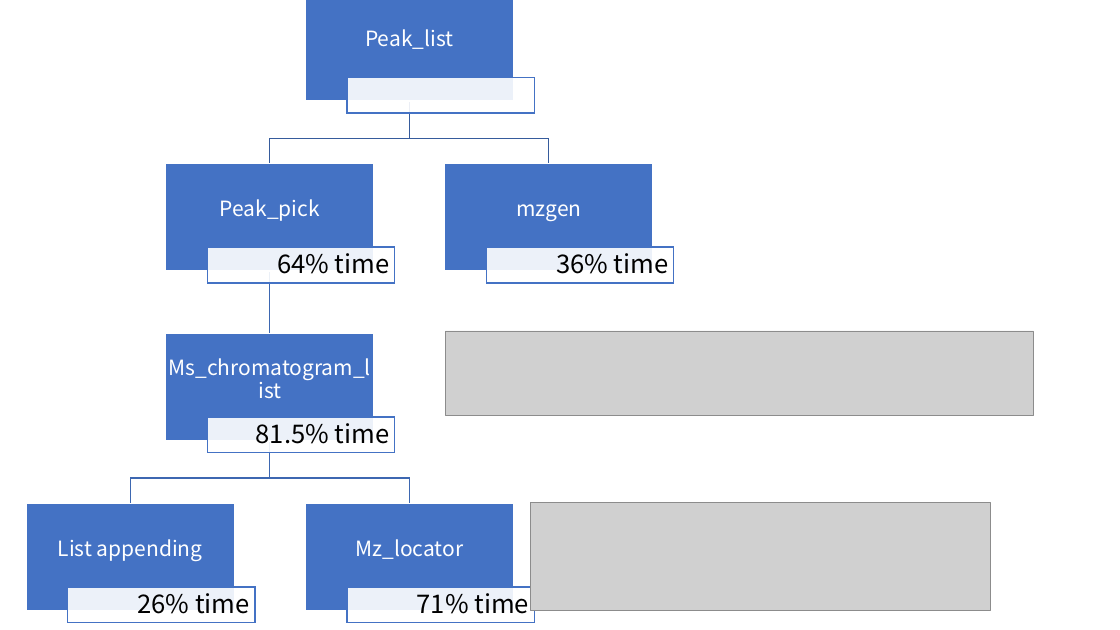
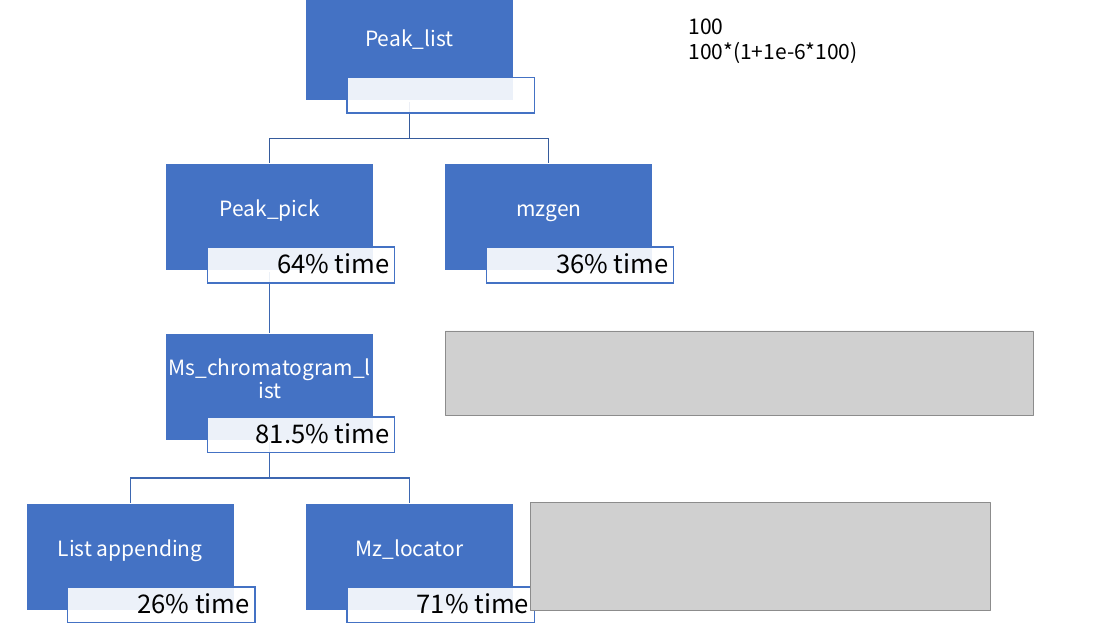
Before and after one commit to XiminHu/mass-suite, a slide deck: slide 9 of doc/CR-20210202.pptx. Drawn at 1120x630 pixels with LibreOffice and Linux fonts; fonts in the diff are those of the drawing; grey boxes stand for pictures. Boxes give left, top, right and bottom in pixels: in the first picture for what was removed or moved away, otherwise in the second. Text is boxed around its words. In the diff, an @@ line names an element or a change of style, - is before the commit and + after.

```diff
--- a/doc/CR-20210202.pptx
+++ b/doc/CR-20210202.pptx
@@ text added at box(688, 18, 857, 63), 18 pt, text #000000 @@
+100
+100*(1+1e-6*100)
```
Also in this commit, not shown: 2 other files.
